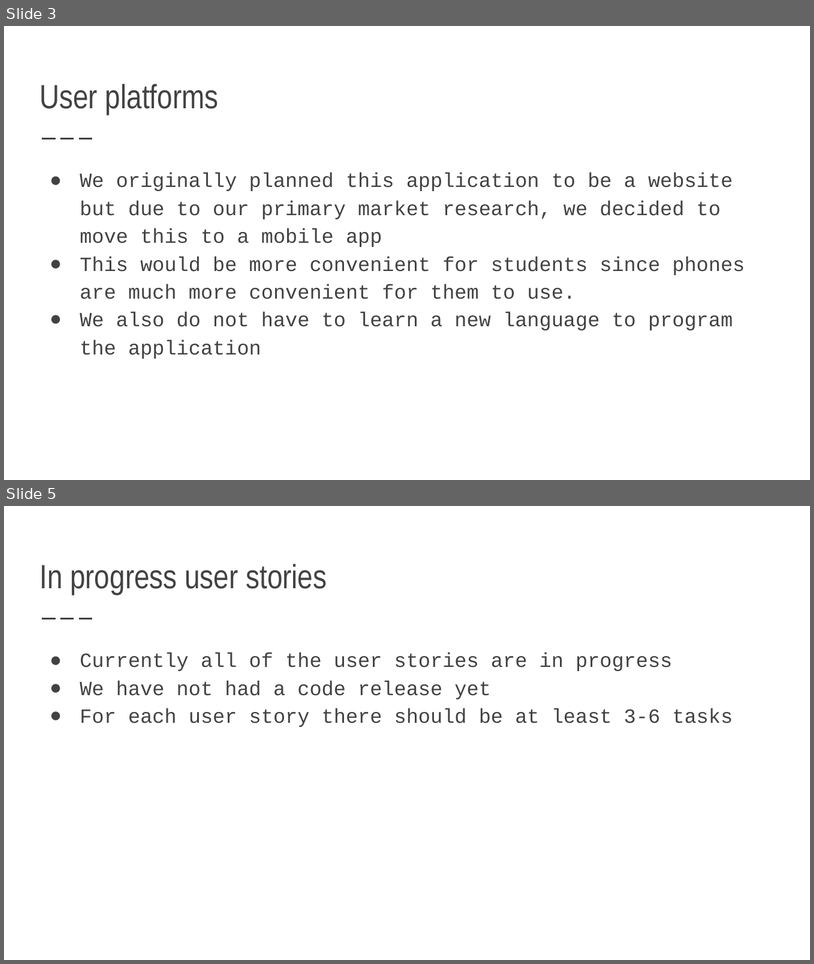
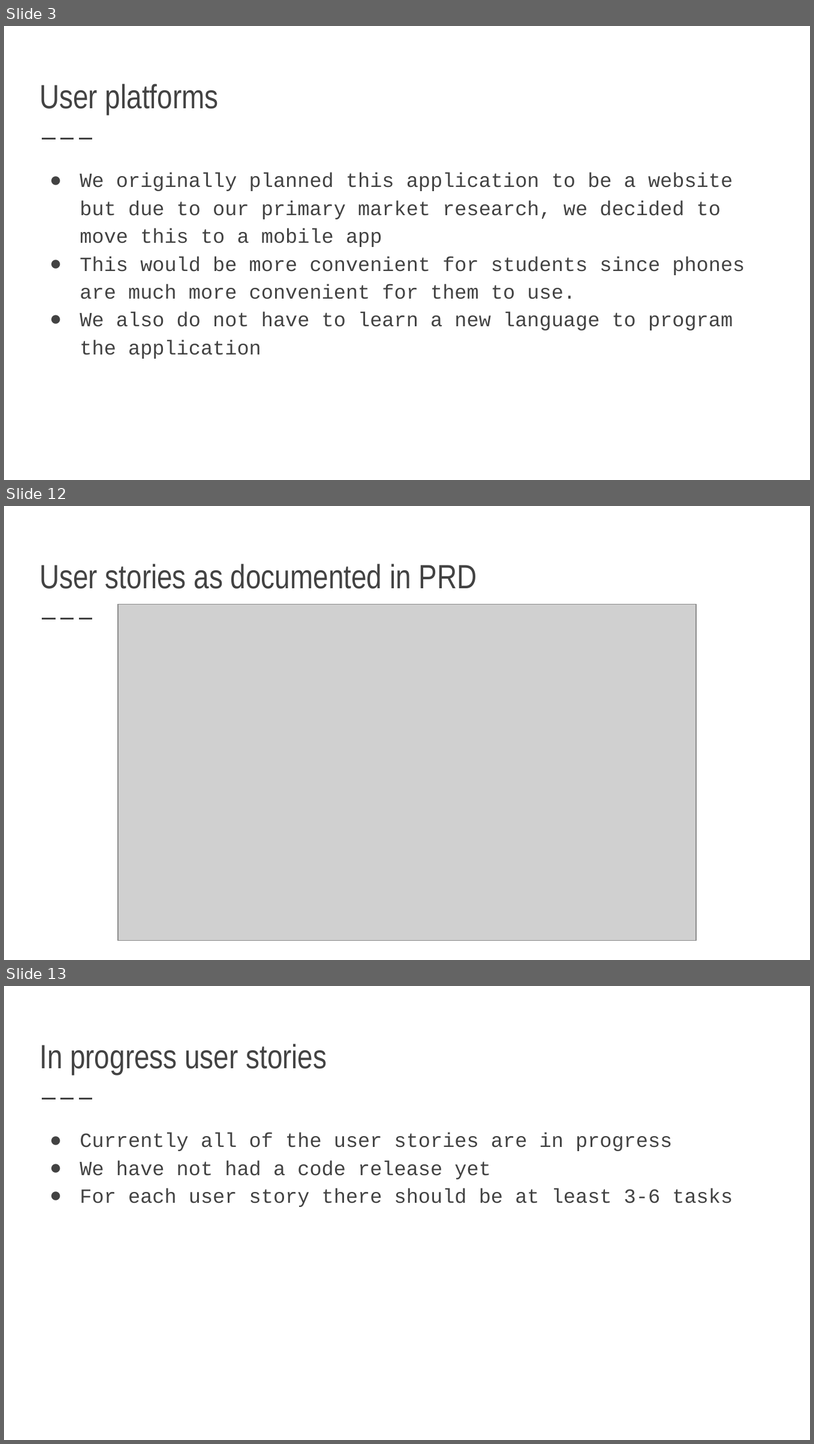
Before and after one commit to 491Project/491Project, a slide deck: Presentation Slides/Sprint 1 Presentation.pptx. Shown one above the other, each under a label of ours: slides 3 and 5 before the commit, slides 3, 12 and 13 after it; the slides between them are not shown. The pictures are 814x964 and 814x1444 pixels, drawn with LibreOffice and Linux fonts; fonts in the diff are those of the drawing; grey boxes stand for pictures. Boxes give left, top, right and bottom in pixels: in the first picture for what was removed or moved away, otherwise in the second. Text is boxed around its words. In the diff, an @@ line names an element or a change of style, - is before the commit and + after.

```diff
--- a/Presentation Slides/Sprint 1 Presentation.pptx
+++ b/Presentation Slides/Sprint 1 Presentation.pptx
@@ slide 12 added at bbox=[4, 506, 810, 960], background #FFFFFF; not listed: 1 template element that a slide beside it also shows @@
@@ title added at bbox=[39, 564, 477, 589], 30 pt, text #424242 @@
+User stories as documented in PRD
@@ picture added at bbox=[118, 604, 696, 940] @@
@@ what was slide 5 is now slide 13 @@
```
Also in this commit, not shown: 3 slides changed, 8 other slides added, 1 slide removed, 1 other file.
